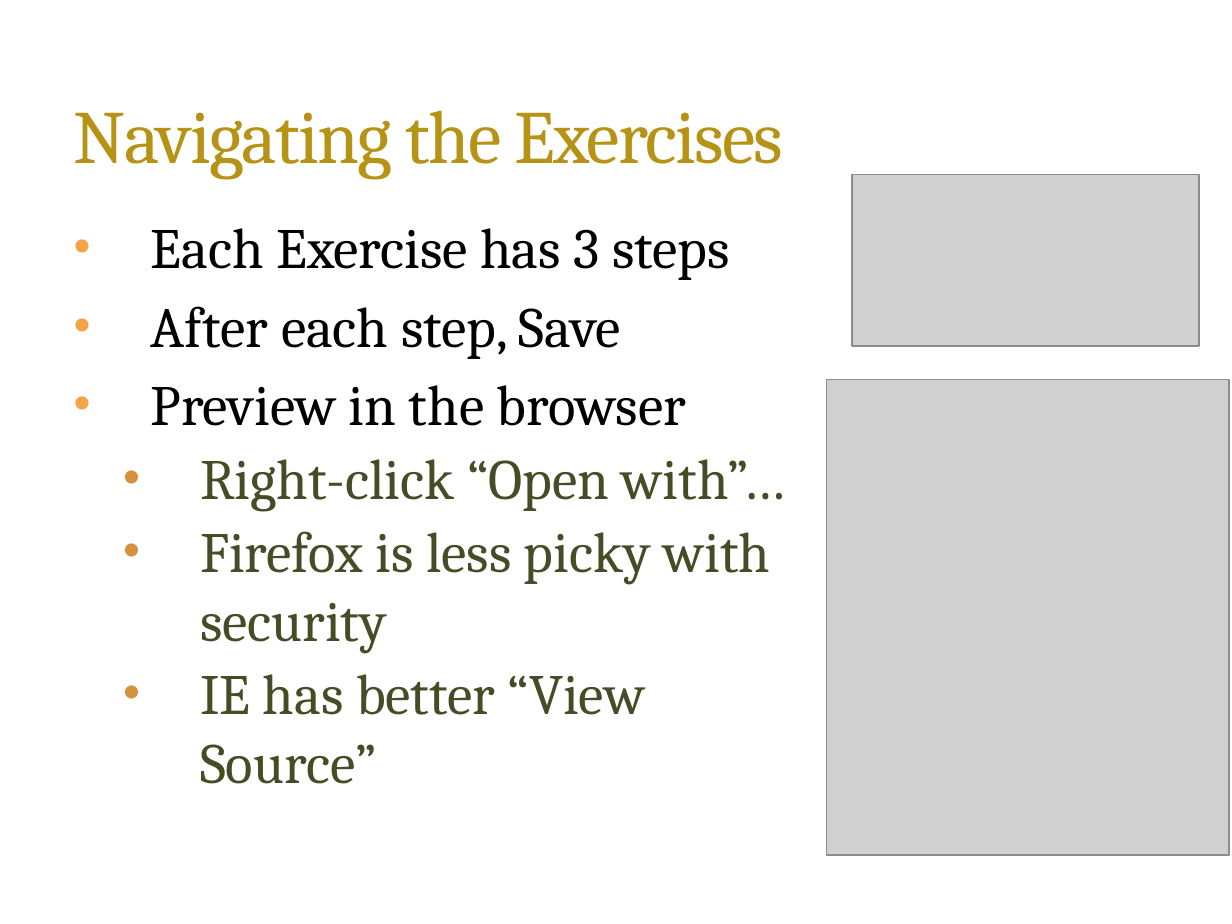
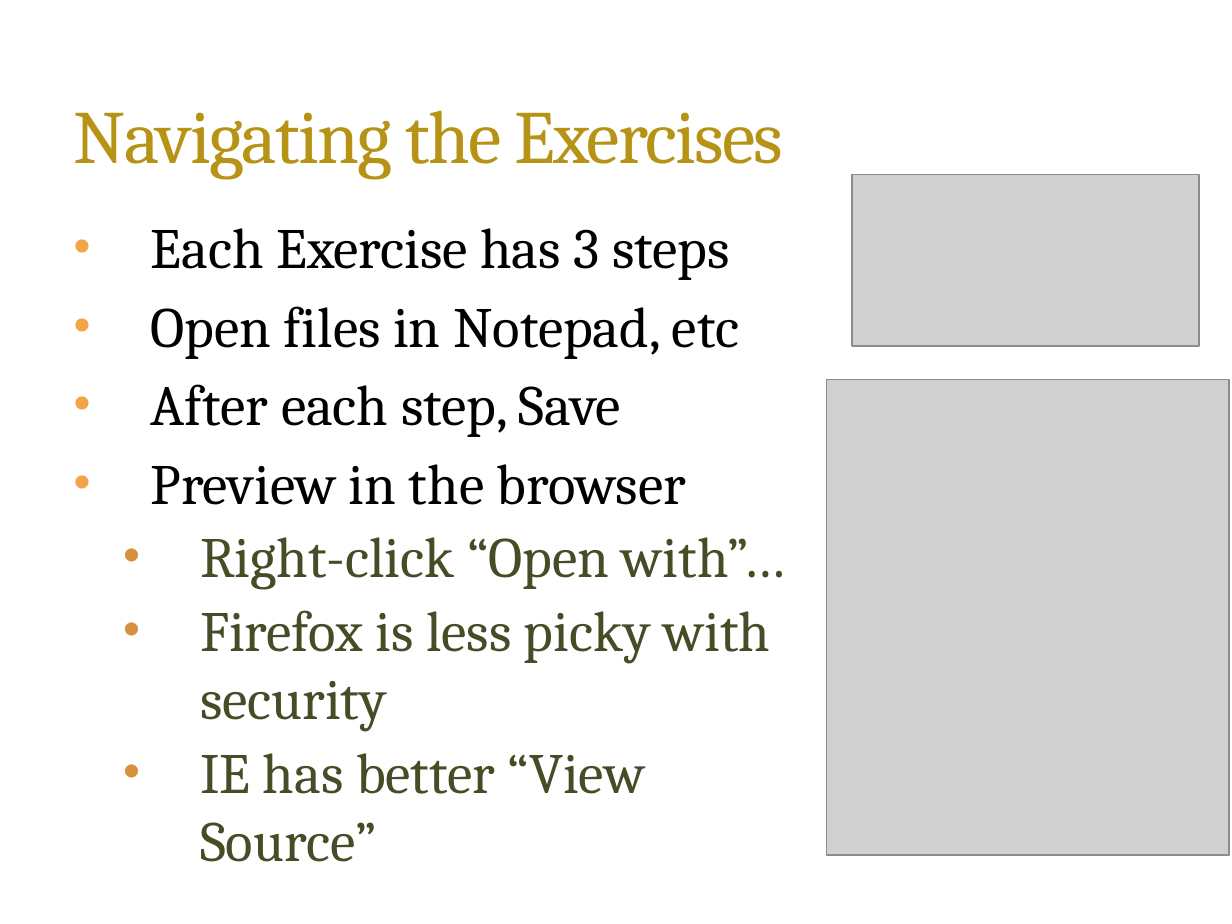
Before and after one commit to mmdolbow/mmdmapsdev, a slide deck: slide 16 of Lesson1.pptx. Drawn at 1232x924 pixels with LibreOffice and Linux fonts; fonts in the diff are those of the drawing; grey boxes stand for pictures; background and template pictures are left out. Boxes give left, top, right and bottom in pixels: in the first picture for what was removed or moved away, otherwise in the second. Text is boxed around its words. In the diff, an @@ line names an element or a change of style, - is before the commit and + after.

```diff
--- a/Lesson1.pptx
+++ b/Lesson1.pptx
@@ text at (151, 306, 739, 359): paragraph added @@
+• Open files in Notepad, etc
```
Also in this commit, not shown: 1 other slide changed, 3 other files.
